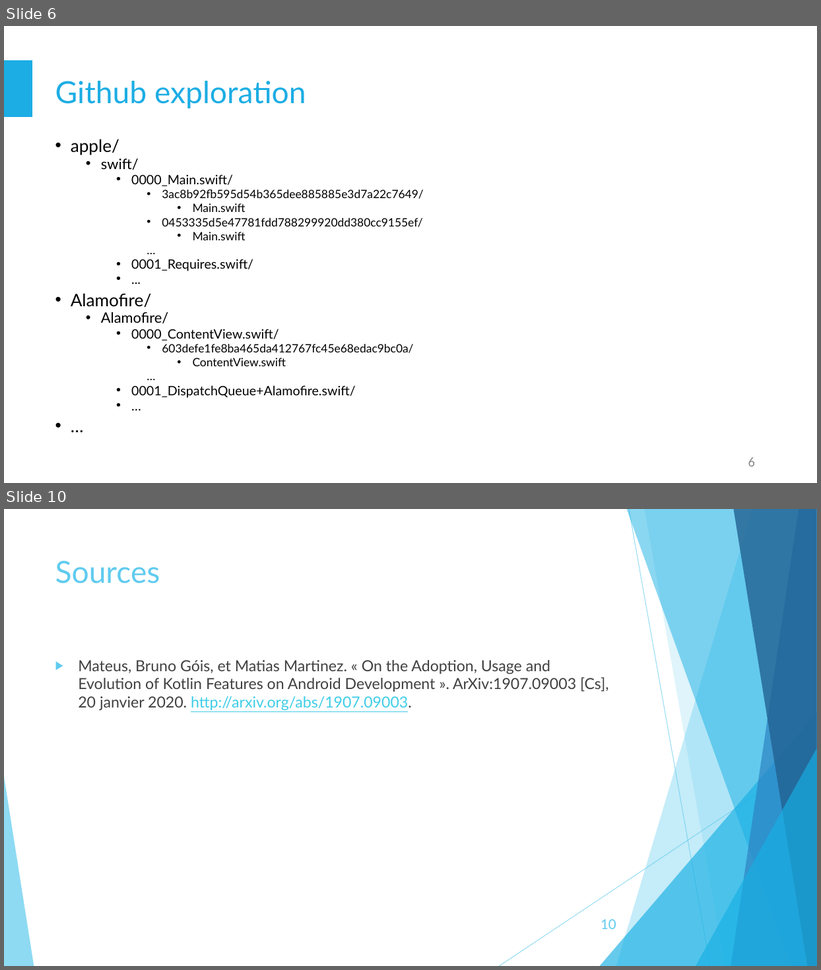
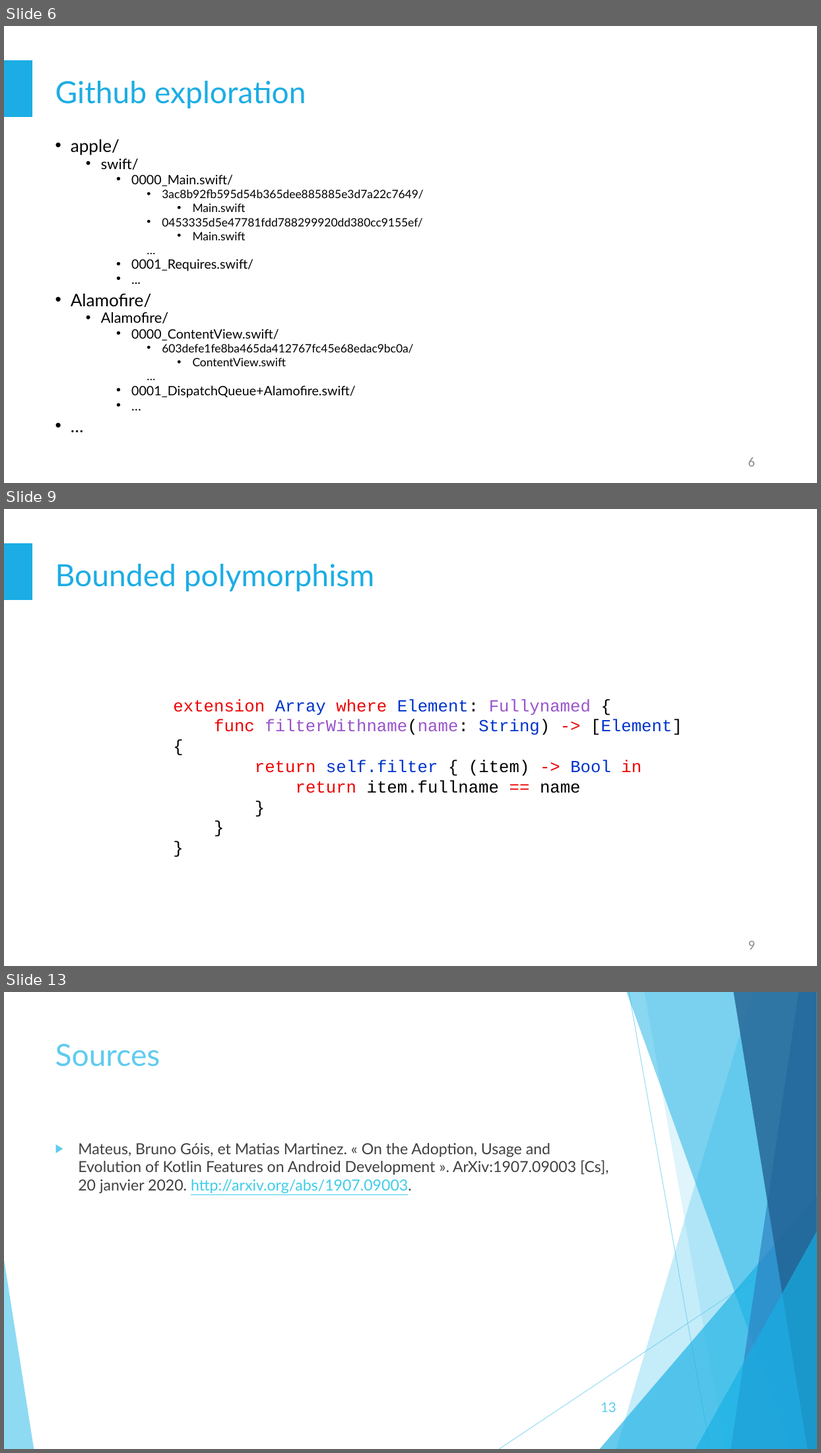
Before and after one commit to staufga0/Pattern-extraction-swift, a slide deck: presentation/Pattern Extraction4.pptx. Shown one above the other, each under a label of ours: slides 6 and 10 before the commit, slides 6, 9 and 13 after it; the slides between them are not shown. The pictures are 821x970 and 821x1453 pixels, drawn with LibreOffice and Linux fonts; fonts in the diff are those of the drawing. Boxes give left, top, right and bottom in pixels: in the first picture for what was removed or moved away, otherwise in the second. Text is boxed around its words. In the diff, an @@ line names an element or a change of style, - is before the commit and + after.

```diff
--- a/presentation/Pattern Extraction4.pptx
+++ b/presentation/Pattern Extraction4.pptx
@@ slide 9 added at [4,509,817,966], background #FFFFFF; not listed: 1 template element that a slide beside it also shows @@
@@ title added at [55,564,374,591], 36 pt, text #1CADE4 @@
+Bounded polymorphism
@@ text added at [173,699,682,793], 20 pt, text #0033CC @@
+extension Array where Element: Fullynamed {
+func filterWithname(name: String) -> [Element] {
+return self.filter { (item) -> Bool in
+return item.fullname == name
+}
+}
+}
@@ page number added at [748,941,755,950], 16 pt, text #8C8C8C @@
+9
@@ what was slide 10 is now slide 13 @@
@@ page number at [601,1403,616,1412]: text changed @@
-10
+13
```
Also in this commit, not shown: 2 slides changed, 4 other slides added, 2 slides removed.
